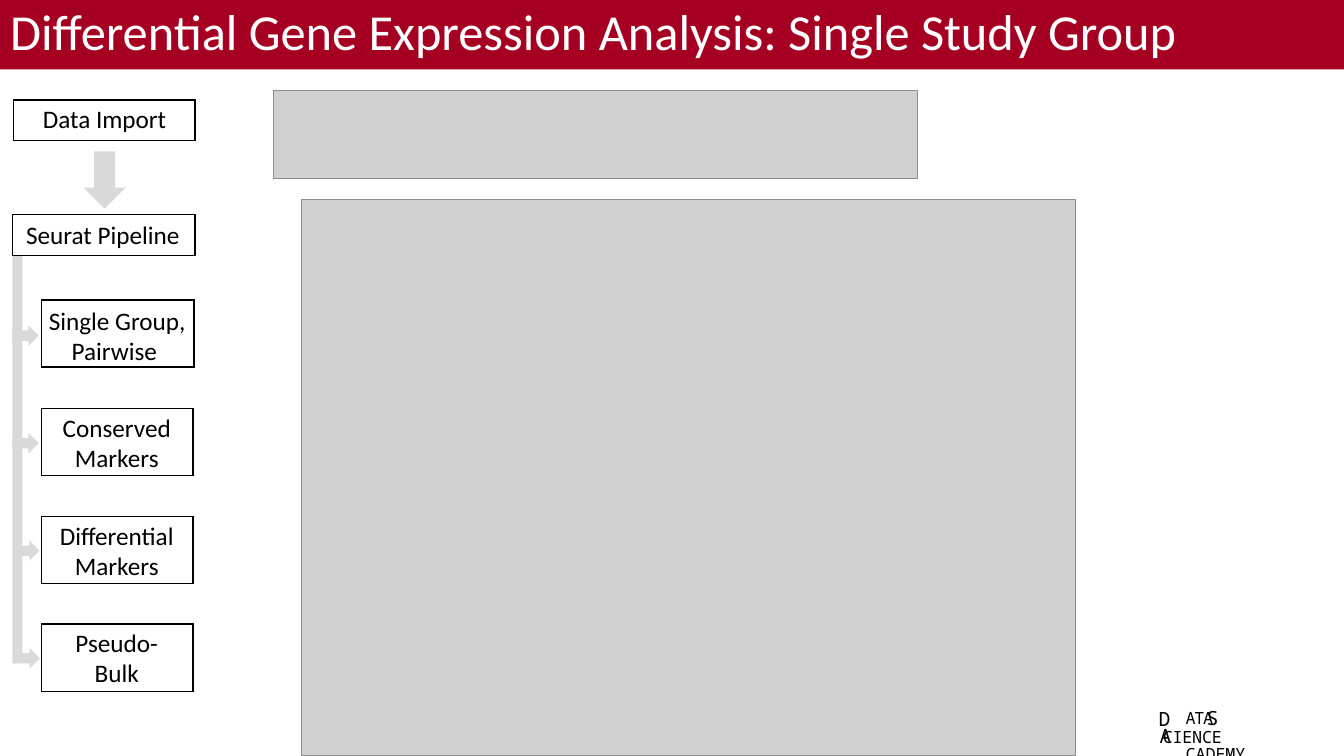
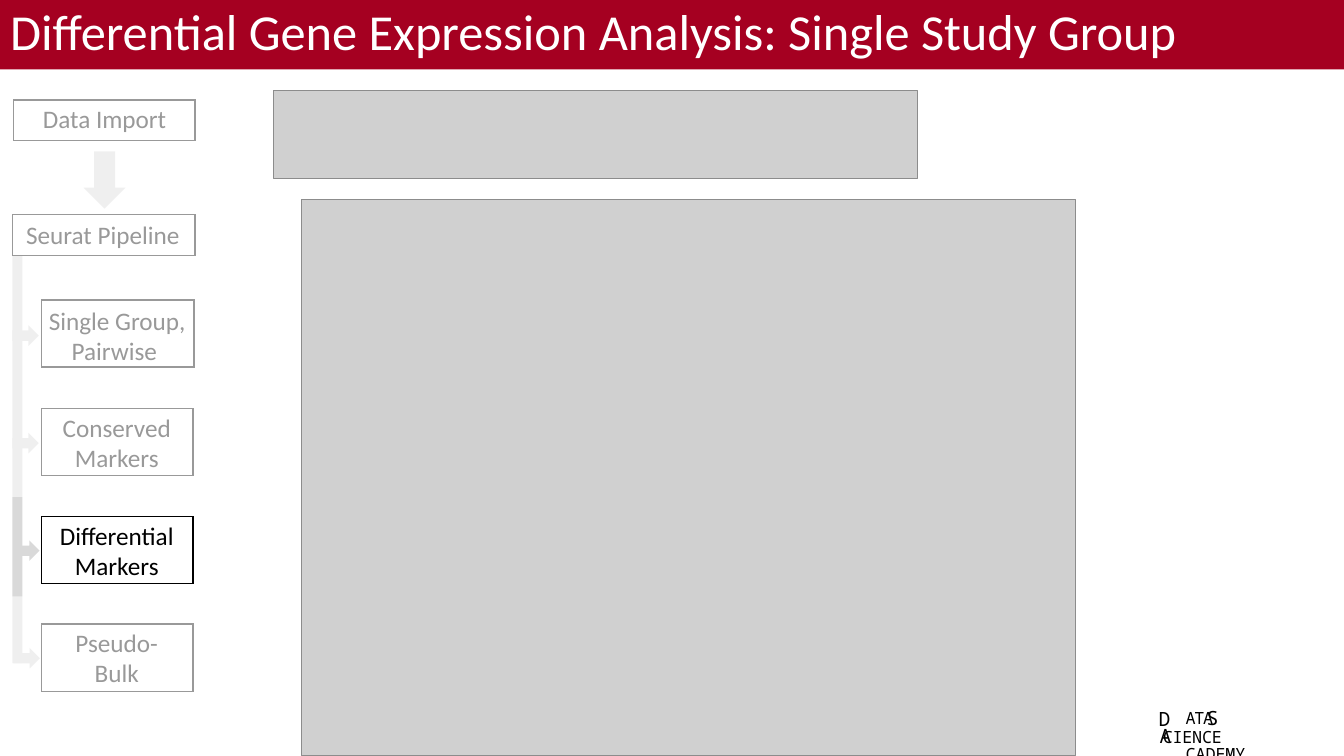
Before and after one commit to bacorli2/scrna_workshop, a slide deck: slide 7 of M5_Seurat_DGE_and_Exploratory/M5_Seurat_DGE_Exploratory.pptx. Drawn at 1344x756 pixels with LibreOffice and Linux fonts; fonts in the diff are those of the drawing; grey boxes stand for pictures; background and template pictures are left out. Boxes give left, top, right and bottom in pixels: in the first picture for what was removed or moved away, otherwise in the second. Text is boxed around its words. In the diff, an @@ line names an element or a change of style, - is before the commit and + after.

```diff
--- a/M5_Seurat_DGE_and_Exploratory/M5_Seurat_DGE_Exploratory.pptx
+++ b/M5_Seurat_DGE_and_Exploratory/M5_Seurat_DGE_Exploratory.pptx
@@ rectangle added at (0,85,209,497), fill #FFFFFF at 60% opacity @@
@@ rectangle added at (3,597,212,756), fill #FFFFFF at 60% opacity @@
```
Also in this commit, not shown: 14 other slides changed, 2 other files.
